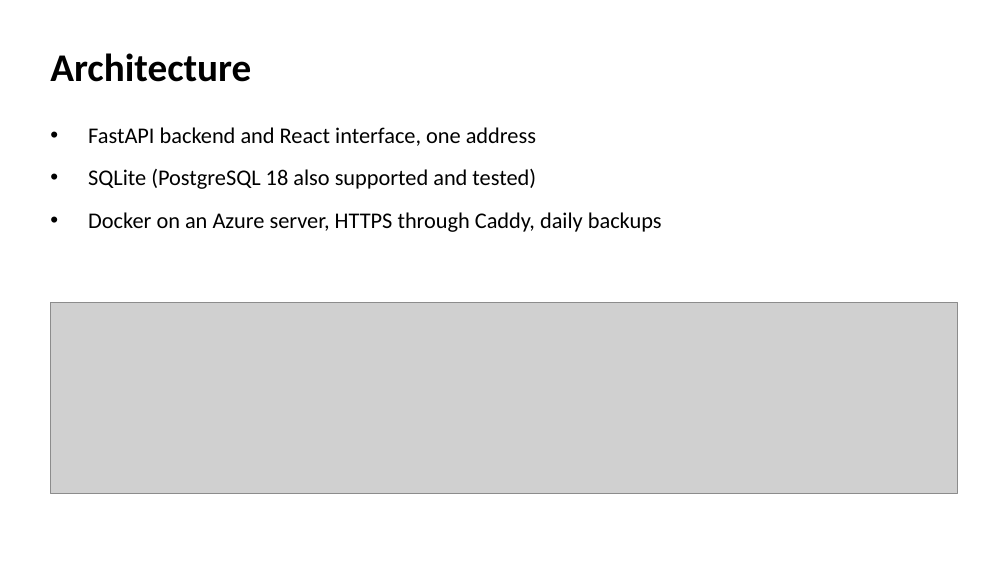
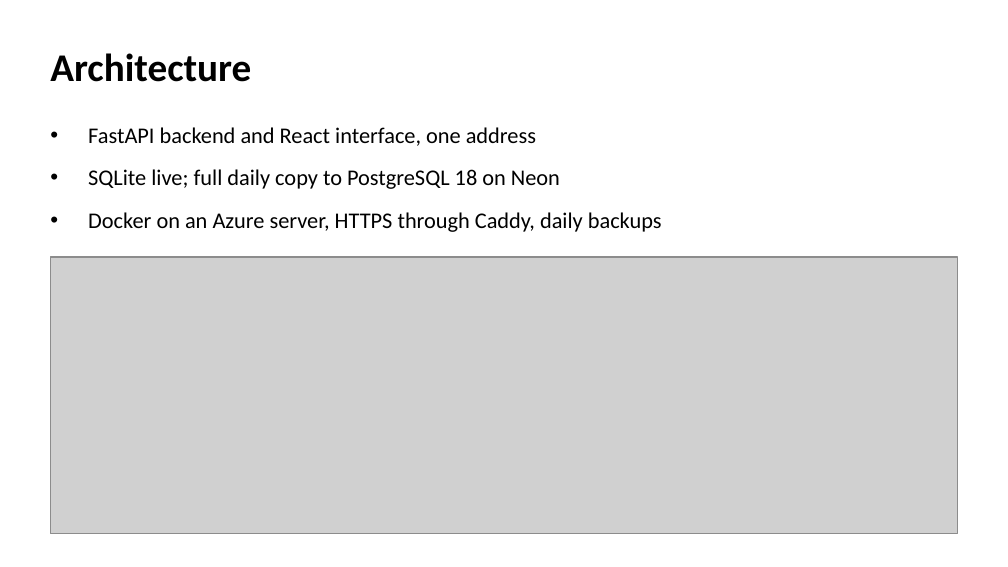
Before and after one commit to 2512742/GRC208, a slide deck: slide 4 of WS5-presentation/slides/GRC208_Group1_Slides.pptx. Drawn at 1008x567 pixels with LibreOffice and Linux fonts; fonts in the diff are those of the drawing; grey boxes stand for pictures. Boxes give left, top, right and bottom in pixels: in the first picture for what was removed or moved away, otherwise in the second. Text is boxed around its words. In the diff, an @@ line names an element or a change of style, - is before the commit and + after.

Commit message:
docs: report, slides, abstract and video script updated for inherent/residual risk and the Neon backup
- Report: 16 figures replaced (new screenshots, architecture with the Neon remote backup, ER
  diagram with assessment_action); wording Original/Current -> Inherent/Residual; database
  roles; 480 API tests, 95% coverage, 29 interface tests; level definitions in the app.
- Slides 3, 4, 5, 7, 10 and their four images; abstract and video script to match.
- Diagram sources kept as Mermaid (D1/D2 .mmd); E20 and the sample PDF regenerated.
- PDF report: heat map heading names the residual (current) scores.

```diff
--- a/WS5-presentation/slides/GRC208_Group1_Slides.pptx
+++ b/WS5-presentation/slides/GRC208_Group1_Slides.pptx
@@ text at [88, 169, 560, 189]: text changed @@
-• SQLite (PostgreSQL 18 also supported and tested)
+• SQLite live; full daily copy to PostgreSQL 18 on Neon
@@ picture: place and size @@
-picture at [50, 302, 958, 493]
+picture at [50, 257, 958, 534]
```
Also in this commit, not shown: 5 other slides changed, 11 other files.
